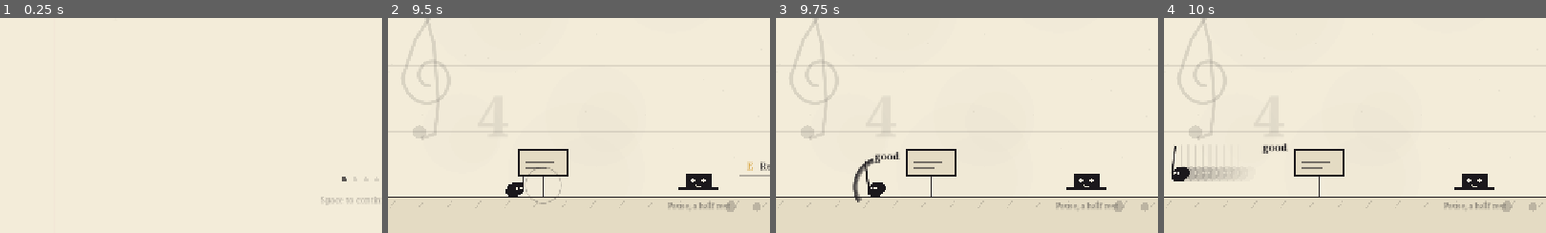
Above: before the commit, frames 1-4 (left to right).
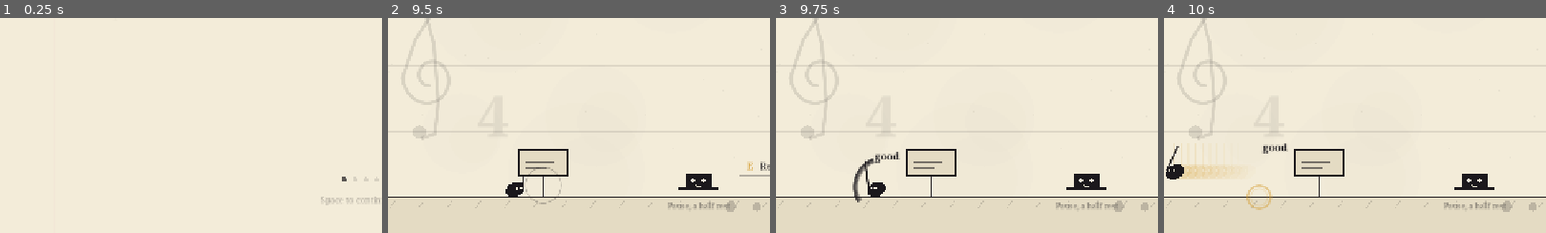
Above: after the commit, the same moments.

Repository: JecerSE/discordant
Game: Godot game, scene res://src/main.tscn
Two runs of this game, one before a commit and one after it. Both use one fixed random seed, a clock stepped at 60 frames per second and the inputs below.
Inputs (mouse positions are % of the whole screen's width and height, from its top left):
- Up to frame 1 (0.25 s): no input
- Up to frame 2 (9.5 s): tap Enter (ui_accept) at 0.5, 1.25, 2, 2.75, 3.5, 5 s; drag from (50, 50) to (60, 28) at 0.52 s; drag from (30, 55) to (45, 70) at 1.27 s; move the mouse to (60, 28) at 2.02 s; hold A (move_left) 2.03-2.75 s; hold J (attack) 2.03-2.75 s; tap Space (jump) at 2.1, 3.77, 3.8, 4.07, 6.77, 7.07, 8.3 s; drag from (45, 70) to (20, 35) at 2.77 s; move the mouse to (80, 65) at 3.52 s; hold D (move_right) 3.53-4.25 s; tap Shift (dash) at 3.6, 5.3 s; drag from (20, 35) to (35, 25) at 4.27 s; move the mouse to (55, 50) at 5.02 s; hold D (move_right) 5.03-5.75 s; tap K (power1) at 5.1 s; click (55, 50) at 5.17 s; drag from (35, 25) to (30, 55) at 5.77 s; move the mouse to (72, 45) at 6.52 s; hold A (move_left) 6.53-7.25 s; hold J (attack) 6.53-7.25 s; tap U (power3) at 6.6 s; drag from (30, 55) to (45, 70) at 7.27 s; move the mouse to (60, 28) at 8.02 s; hold D (move_right) 8.03-8.75 s; tap X at 8.1 s; drag from (45, 70) to (20, 35) at 8.77 s
- Up to frame 3 (9.75 s): move the mouse to (80, 65) at 9.52 s; hold A (move_left) from 9.53 s (still down); tap V at 9.6 s; click (80, 65) at 9.67 s
- Up to frame 4 (10 s): keep holding A (move_left); tap Space (jump) at 9.77 s; tap Shift (dash) at 9.8 s
The pictures show only the part of the screen within x 0-50%, y 50-100%; the shares and areas given below are measured in that part.

Frames 1-3 are identical in both runs. In frame 4, 1.3% of the frame differs, in the area x 0-29%, y 58-90%.

Commit message:
small bonuses for jumping, dashing and landing on the beat

Diff:
--- a/src/actors/player/player.gd
+++ b/src/actors/player/player.gd
@@ -25,7 +25,7 @@
 	col = Color(col, alpha)
 
 	for a in afterimages:
-		Glyph.note(self, kind, to_local(a.p), facing, size, Color(Pal.INK, a.a * 0.35))
+		Glyph.note(self, kind, to_local(a.p), facing, size, Color(Pal.GOLD if dash_on_beat else Pal.INK, a.a * 0.35))
 
 	var stem := -velocity.x * 0.0006 * facing
 	if swing_t > 0.0:
--- a/src/actors/player/player_attacks.gd
+++ b/src/actors/player/player_attacks.gd
@@ -148,6 +148,9 @@
 	else:
 		dash_t = DASH_TIME
 		dash_speed = DASH_SPEED
+		dash_on_beat = Beat.running and BeatGrader.is_on_beat(BeatGrader.grade(Beat.signed_offset(), stats().beat_window))
+		if dash_on_beat:
+			dash_t *= 1.0 + MOVE_TUNING.beat_dash_bonus
 		dash_cd = DASH_CD * (1.0 - clampf(stats().dash_cdr, 0.0, 0.8))
 		var cut := 0.0
 		if char_id == "eighth":
--- a/src/actors/player/player_movement.gd
+++ b/src/actors/player/player_movement.gd
@@ -36,6 +36,7 @@
 		dir = Input.get_axis("move_left", "move_right")
 		if Input.is_action_just_pressed("jump"):
 			jump_buf = BUFFER
+			jump_grade = _movement_grade()
 		if Input.is_action_just_pressed("attack"):
 			atk_buf = BUFFER
 			_register_attack_press(Input.is_action_pressed("down"))
@@ -147,6 +148,7 @@
 	stagger_t -= delta
 	momentum_t -= delta
 	launch_lock -= delta
+	flow_t -= delta
 	if marks > 0:
 		marks_t -= delta
 		if marks_t <= 0.0:
@@ -193,7 +195,19 @@
 		charge = minf(1.0, charge + delta)
 
 
+## Grade for movement presses: always against the beat, no forced grades.
+func _movement_grade() -> BeatGrader.Grade:
+	if not Beat.running:
+		return BeatGrader.Grade.NONE
+	return BeatGrader.grade(Beat.signed_offset(), stats().beat_window)
+
+
 func _jump(v: float) -> void:
+	# A jump pressed on the beat goes higher (issue #14).
+	if BeatGrader.is_on_beat(jump_grade):
+		v *= 1.0 + MOVE_TUNING.beat_jump_bonus
+		_beat_puff()
+	jump_grade = BeatGrader.Grade.NONE
 	# Already rising faster than a jump (a drum, an updraft)? Add to it, don't replace it.
 	if velocity.y < -v:
 		velocity.y -= v * MOVE_TUNING.jump_stack_ratio
@@ -215,6 +229,10 @@
 
 func _land() -> void:
 	squash = 0.7
+	# Landing on the beat gives a short burst of speed (issue #14).
+	if BeatGrader.is_on_beat(_movement_grade()):
+		flow_t = MOVE_TUNING.flow_time
+		_beat_puff()
 	var fall := feet_y() - (peak_y + size)
 	if diving != "":
 		var d := diving
@@ -256,3 +274,13 @@
 ## Called every frame the player is inside an updraft.
 func add_lift(delta: float) -> void:
 	velocity.y = maxf(velocity.y - MOVE_TUNING.updraft_accel * delta, -MOVE_TUNING.updraft_max_rise)
+
+
+## A small gold ring at the feet: this movement landed on the beat.
+func _beat_puff() -> void:
+	var r := FX.Ring.new()
+	r.team = "none"
+	r.radius = 26.0
+	r.color = Pal.GOLD
+	r.position = global_position + Vector2(0, size)
+	room.add_fx(r)
--- a/src/actors/player/player_state.gd
+++ b/src/actors/player/player_state.gd
@@ -85,11 +85,14 @@
 # Momentum carry and launches (issue #15).
 var momentum_t := 0.0
 var launch_lock := 0.0
-# Timing grades (issue #12).
+# Timing grades (issues #12, #14).
 var last_grade: BeatGrader.Grade = BeatGrader.Grade.NONE
 var pending_grade: BeatGrader.Grade = BeatGrader.Grade.NONE
 var pending_down := false
 var mash_stacks := 0
+var jump_grade: BeatGrader.Grade = BeatGrader.Grade.NONE
+var flow_t := 0.0
+var dash_on_beat := false
 
 
 func refresh_stats() -> void:
@@ -110,6 +113,8 @@
 	var sp: float = s.base_speed * (1.0 + s.speed)
 	if accel_t > 0.0:
 		sp *= 1.3
+	if flow_t > 0.0:
+		sp *= 1.0 + MOVE_TUNING.flow_speed_bonus
 	return sp
 
 
